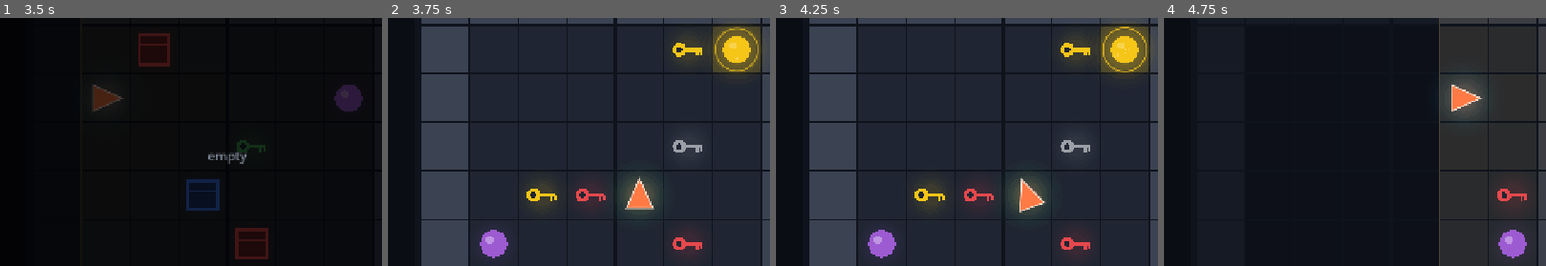
Above: before the commit, frames 1-4 (left to right).
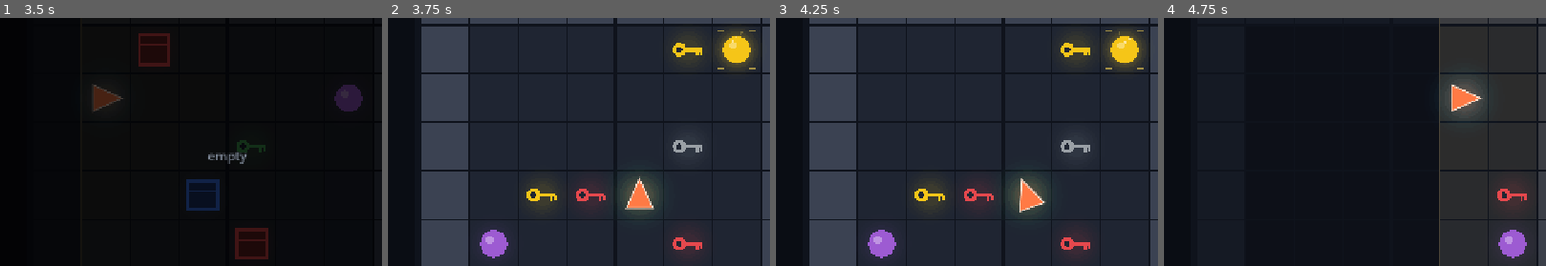
Above: after the commit, the same moments.

Repository: kakasolg/babyai-laya-probe
Game: Godot game, scene res://main.tscn
Two runs of this game, one before a commit and one after it. Both use one fixed random seed, a clock stepped at 60 frames per second and the inputs below.
Inputs:
- Up to frame 1 (3.5 s): click "Autopilot L1" at 0.5 s; click "Autopilot L2" at 1.25 s; click "Autopilot L3" at 2 s; click "Garage" at 2.75 s
- Up to frame 2 (3.75 s): click "Puzzle" at 3.5 s
- Up to frame 3 (4.25 s): no input
- Up to frame 4 (4.75 s): click "Drive" at 4.25 s
The pictures show only the part of the screen within x 20-70%, y 21-71%; the shares and areas given below are measured in that part.

Frame 1 is identical in both runs. In frame 2, 1.7% of the frame differs, in the area x 85-98%, y 3-22%; in frame 3, 1.8%, in the area x 85-98%, y 3-23%; in frame 4, nothing differs.

Commit message:
drive puzzle: goal drawn like a bonfire seen from afar
Following the layer order from MoKa's bonfire question (Perplexity, 11-15):
static corner brackets on the goal cell, a soft radial halo from one cached
GradientTexture2D tinted per draw (78 px ground + 32 px hot centre), the
object redrawn crisp on top, and three tiny looping sparks kept inside the
cell (no particle list, no RNG). Brightness moves about 6 percent on two
slow waves; the breathing ring and the 11-per-second sparks are gone. The
goal card at top centre uses the same flicker.

Co-Authored-By: Claude Opus 5.5 <noreply@anthropic.com>
Host: Moka-Windows-Dev

Diff:
--- a/godot/drive/puzzle_game.gd
+++ b/godot/drive/puzzle_game.gd
@@ -33,8 +33,7 @@
 var lit_t := 0.0
 var lit_share := [0.0, 0.0, 0.0]
 var move_rects := {}         # action -> Rect2 of its marker while stopped
-var sparks: Array = []       # rising sparks over the matching objects
-var spark_t := 0.0
+var halo_tex: GradientTexture2D   # white radial falloff, tinted per draw (made once)
 var saving := true           # off for checks and screenshots
 
 
@@ -229,20 +228,6 @@
 	super._process(delta)
 	if phase == "result":
 		lit_t += delta
-	# a slow drift of sparks above every matching object, so the goal is seen on the board, not only in the badge
-	spark_t += delta
-	while spark_t > 0.09 and not room.is_empty():
-		spark_t -= 0.09
-		var ps: Array = room["target"]["positions"]
-		var t: Array = ps[rng.randi() % ps.size()]
-		var c := _px(Vector2(int(t[0]), int(t[1])))
-		sparks.append({"p": c + Vector2(rng.randf_range(-0.3, 0.3) * CELL, rng.randf_range(0.0, 0.25) * CELL),
-			"v": Vector2(rng.randf_range(-6, 6), -rng.randf_range(18, 34)), "life": rng.randf_range(1.0, 1.8),
-			"max": 1.8, "r": rng.randf_range(1.5, 3.0)})
-	for s in sparks:
-		s["p"] += s["v"] * delta
-		s["life"] -= delta
-	sparks = sparks.filter(func(s): return s["life"] > 0.0)
 
 
 func _unhandled_input(event: InputEvent) -> void:
@@ -298,19 +283,53 @@
 		_draw_moves()
 
 
-## Every matching object: a tinted floor, a slow breathing ring in its colour, and the sparks from _process.
+## The goal, read like a bonfire in a dark level (Perplexity notes, 11-15): what matters most is a steady shape and a
+## soft pool of light; flicker and sparks are small extras. Per matching object, in this order:
+##   static corner brackets on its cell → a soft ground halo (78 px) → a small hot glow (32 px) → the object again,
+##   crisp on top → three tiny looping sparks that stay inside the cell. Brightness moves only about ±6 %.
 func _draw_goal() -> void:
+	if halo_tex == null:
+		var g := Gradient.new()
+		g.offsets = PackedFloat32Array([0.0, 0.35, 0.7, 1.0])
+		g.colors = PackedColorArray([Color(1, 1, 1, 1), Color(1, 1, 1, 0.6), Color(1, 1, 1, 0.12), Color(1, 1, 1, 0)])
+		halo_tex = GradientTexture2D.new()
+		halo_tex.width = 128
+		halo_tex.height = 128
+		halo_tex.gradient = g
+		halo_tex.fill = GradientTexture2D.FILL_RADIAL
+		halo_tex.fill_from = Vector2(0.5, 0.5)
+		halo_tex.fill_to = Vector2(1.0, 0.5)
 	var col: Color = COLORS.get(room["target"]["color"], Color.WHITE)
-	var pulse := 0.5 + 0.5 * sin(clock * 3.0)
+	var b := _flicker()
+	var kind: String = room["target"]["type"]
 	for t in room["target"]["positions"]:
 		var cell := Vector2(int(t[0]), int(t[1]))
 		var c := _px(cell)
-		draw_rect(Rect2(BOARD + cell * CELL, Vector2(CELL, CELL)).grow(-1.5), Color(col, 0.10 + 0.06 * pulse))
-		_glow(c, CELL * 0.3, col, 0.6 + 0.6 * pulse)
-		draw_arc(c, CELL * (0.40 + 0.05 * pulse), 0, TAU, 40, Color(col, 0.35 + 0.4 * pulse), 2.5, true)
-	for s in sparks:
-		var a: float = clampf(s["life"] / 0.6, 0.0, 1.0) * clampf((float(s["max"]) - s["life"]) / 0.3, 0.0, 1.0)
-		draw_circle(s["p"], s["r"], Color(col.lightened(0.3), 0.8 * a))
+		var r := Rect2(BOARD + cell * CELL, Vector2(CELL, CELL)).grow(-9)
+		var bc := Color(col.lightened(0.25), 0.6)
+		for k in 4:
+			var corner := r.position + Vector2(r.size.x * (k % 2), r.size.y * (k / 2))
+			var sx := 1.0 if k % 2 == 0 else -1.0
+			var sy := 1.0 if k / 2 == 0 else -1.0
+			draw_line(corner, corner + Vector2(11 * sx, 0), bc, 2.0)
+			draw_line(corner, corner + Vector2(0, 11 * sy), bc, 2.0)
+		draw_texture_rect(halo_tex, Rect2(c - Vector2(39, 39), Vector2(78, 78)), false,
+			Color(col.lightened(0.15), 0.5 * (1.0 + (b - 1.0) * 0.5)))
+		draw_texture_rect(halo_tex, Rect2(c - Vector2(16, 16), Vector2(32, 32)), false, Color(col.lightened(0.45), 0.4 * b))
+		_draw_object(kind, col, c, CELL)
+		for i in 3:
+			var life := 0.78 + 0.07 * i
+			var u := fposmod(clock / life + i / 3.0, 1.0)
+			var p := c + Vector2(-8.0 + 8.0 * i + 2.0 * sin(u * TAU + i * 2.1), -10.0 - 22.0 * u)
+			var a := smoothstep(0.0, 0.12, u) * (1.0 - smoothstep(0.6, 1.0, u))
+			var sc := Color("#fff1c2").lerp(col.lightened(0.2), u)
+			sc.a = 0.85 * a
+			draw_circle(p, 2.2, sc)
+
+
+## Brightness multiplier, about ±6 %, two slow waves so it never looks like a metronome.
+func _flicker() -> float:
+	return 1.0 + 0.04 * sin(TAU * 0.62 * clock) + 0.02 * sin(TAU * 1.71 * clock + 1.3)
 
 
 ## Bit h of lit[level][(y-1)*6 + (x-1)]: from (x, y) facing h that level's autopilot gets there alone.
@@ -367,10 +386,10 @@
 	var font := get_theme_default_font()
 	# the goal, top centre: the first thing the eye meets, breathing in its own colour like the objects on the board
 	var gcol: Color = COLORS.get(room["target"]["color"], Color.WHITE)
-	var pulse := 0.5 + 0.5 * sin(clock * 3.0)
+	var fl := _flicker()
 	var card := Rect2(W / 2.0 - 46, 8, 92, 92)
-	_glow(card.get_center(), 34, gcol, 0.7 + 0.5 * pulse)
-	_round(card, Color("#141a25"), Color(gcol, 0.5 + 0.4 * pulse), 16)
+	_glow(card.get_center(), 34, gcol, 0.9 * fl)
+	_round(card, Color("#141a25"), Color(gcol, 0.75 * fl), 16)
 	_draw_object(room["target"]["type"], gcol, card.get_center(), 88)
 	var n: int = room["target"]["positions"].size()
 	if n > 1:
